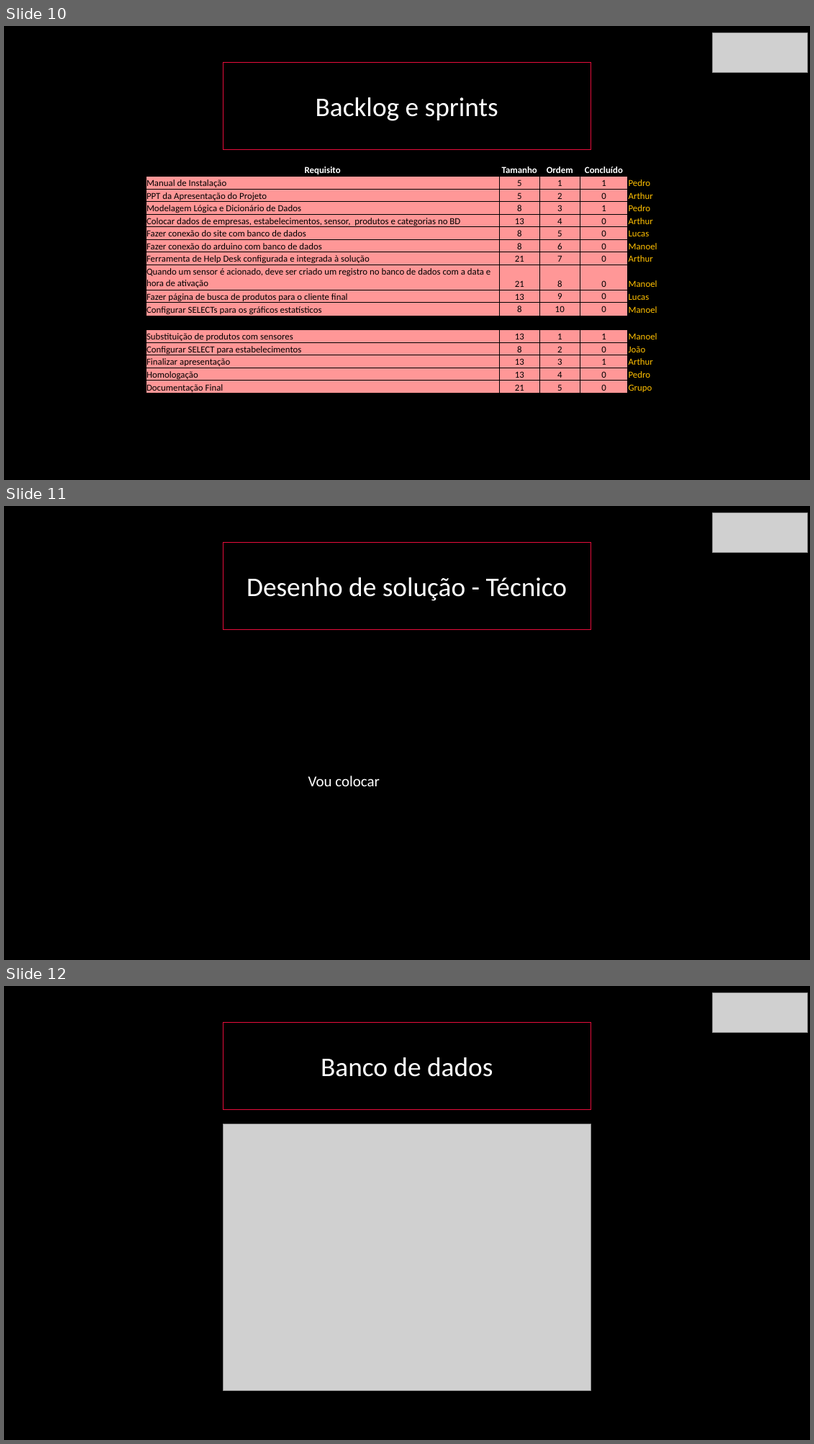
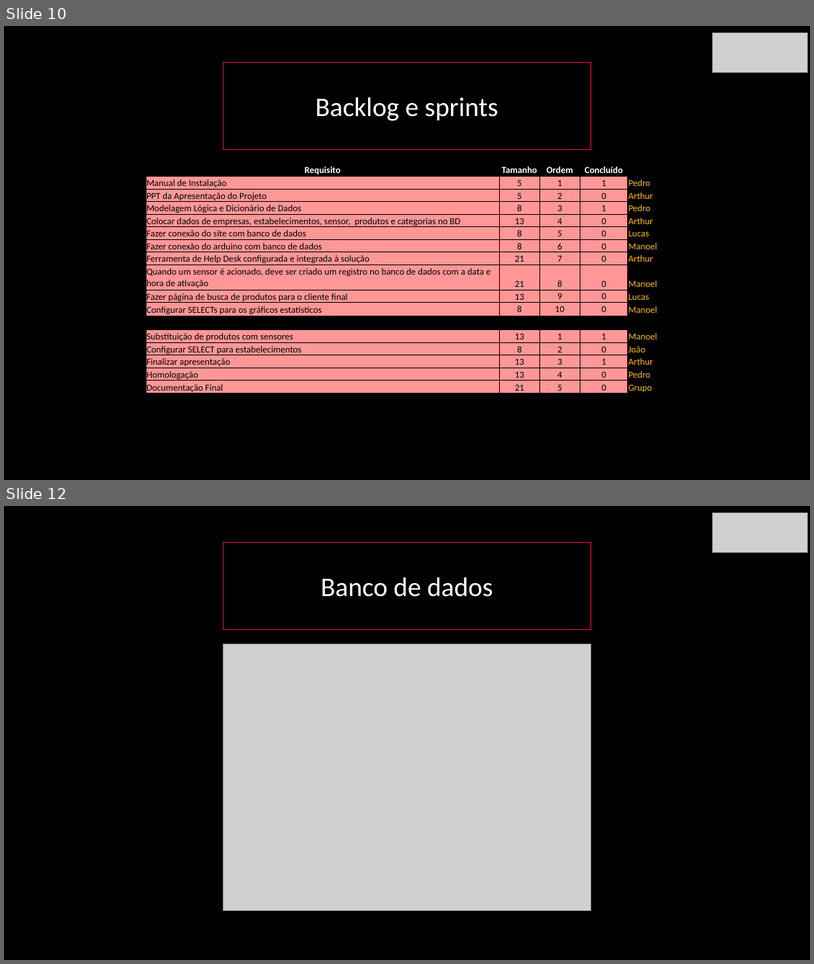
Before and after one commit to BandTec/blind-market, a slide deck: Apresentação-blindmarket.pptx. Shown one above the other, each under a label of ours: slides 10, 11 and 12 before the commit, slides 10 and 12 after it; the slides between them are not shown. The pictures are 814x1444 and 814x964 pixels, drawn with LibreOffice and Linux fonts; fonts in the diff are those of the drawing; grey boxes stand for pictures. Boxes give left, top, right and bottom in pixels: in the first picture for what was removed or moved away, otherwise in the second. Text is boxed around its words. In the diff, an @@ line names an element or a change of style, - is before the commit and + after.

Commit message:
Desenho de solução no slide

```diff
--- a/Apresentação-blindmarket.pptx
+++ b/Apresentação-blindmarket.pptx
@@ slide 11 removed at (4,506,810,960), background #000000 @@
@@ picture removed at (713,513,808,554) @@
@@ rectangle removed at (223,542,592,630) @@
-Desenho de solução - Técnico
@@ text removed at (309,775,380,786) @@
-Vou colocar
```
Also in this commit, not shown: 1 slide added.
